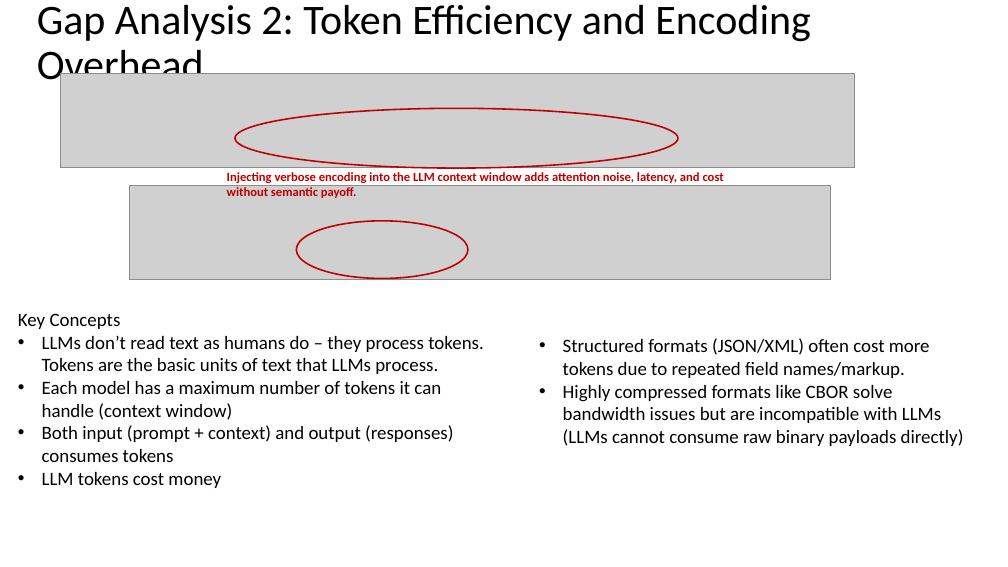
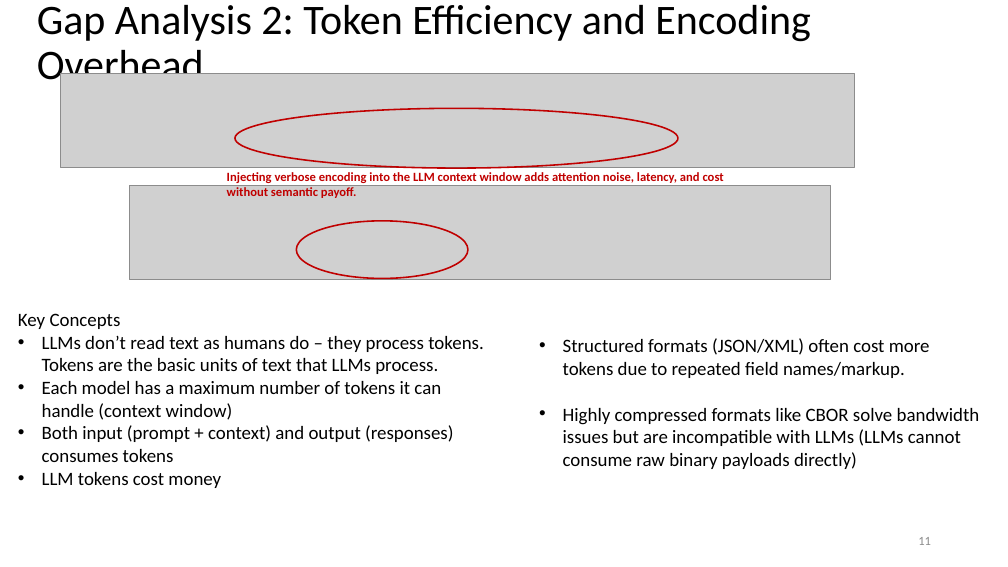
Before and after one commit to QiufangMa/AgentImpact2YANG, a slide deck: slide 11 of Side Meetings/AgentImpact2YANG.pptx. Drawn at 1008x567 pixels with LibreOffice and Linux fonts; fonts in the diff are those of the drawing; grey boxes stand for pictures. Boxes give left, top, right and bottom in pixels: in the first picture for what was removed or moved away, otherwise in the second. Text is boxed around its words. In the diff, an @@ line names an element or a change of style, - is before the commit and + after.

```diff
--- a/Side Meetings/AgentImpact2YANG.pptx
+++ b/Side Meetings/AgentImpact2YANG.pptx
@@ text "Structured formats (JSON/XML) often cost ..." rewrapped from box(563, 338, 964, 446) to box(563, 338, 980, 469) @@
@@ text added at box(918, 537, 931, 545), 12 pt, text #8C8C8C @@
+11
```
Also in this commit, not shown: 13 other slides changed, 3 slides added, 2 slides removed, 1 other file.
